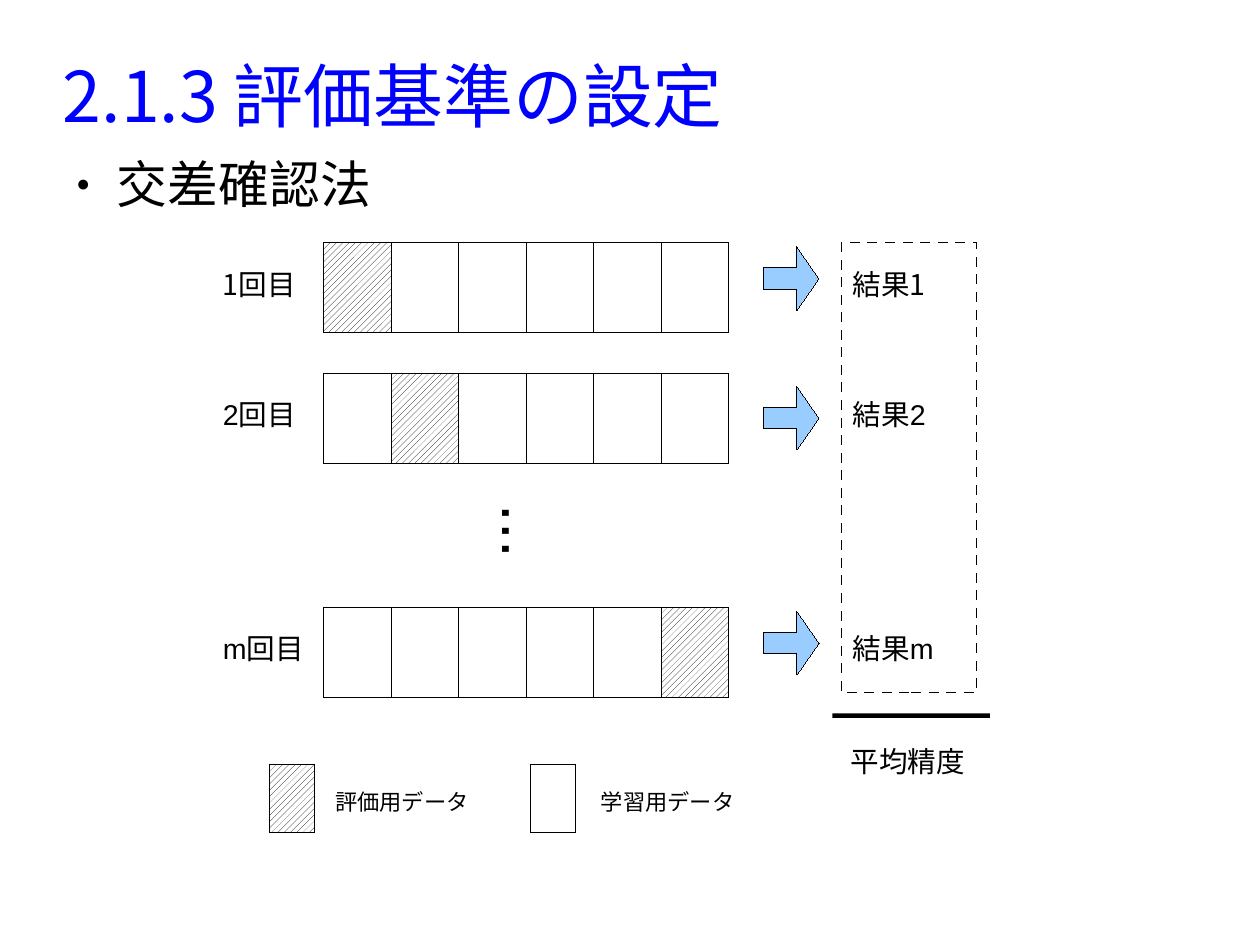
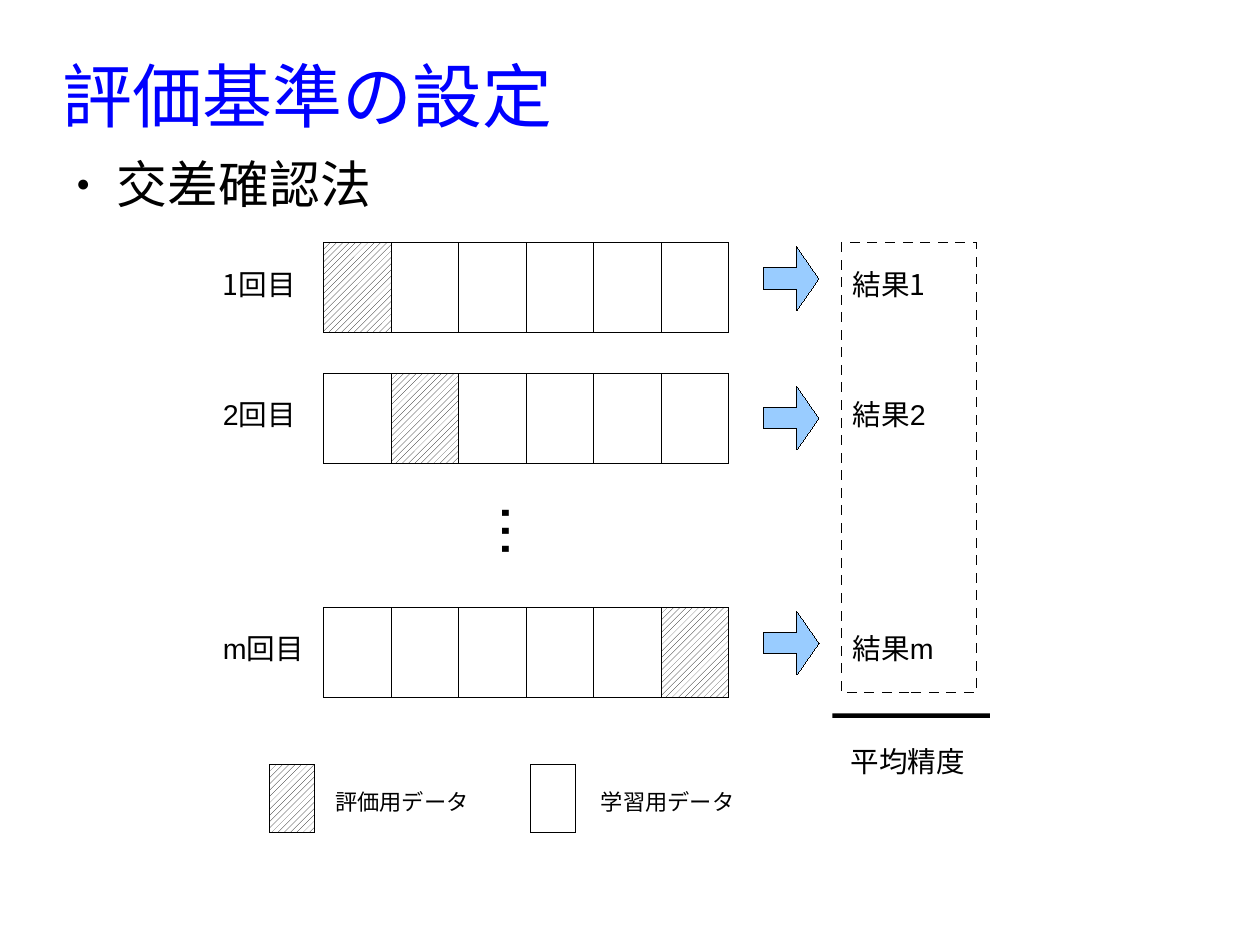
Before and after one commit to MasahiroAraki/MLCourse, a slide deck: slide 16 of slide/chap02-python.odp (slide 8 before the commit). Drawn at 1260x945 pixels with LibreOffice and Linux fonts; fonts in the diff are those of the drawing. Boxes give left, top, right and bottom in pixels: in the first picture for what was removed or moved away, otherwise in the second. Text is boxed around its words. In the diff, an @@ line names an element or a change of style, - is before the commit and + after.

```diff
--- a/slide/chap02-python.odp
+++ b/slide/chap02-python.odp
@@ title at (63, 63, 552, 128): text changed @@
-2.1.3 評価基準の設定
+評価基準の設定
```
Also in this commit, not shown: 8 other slides changed, 11 slides added, 1 other file.
